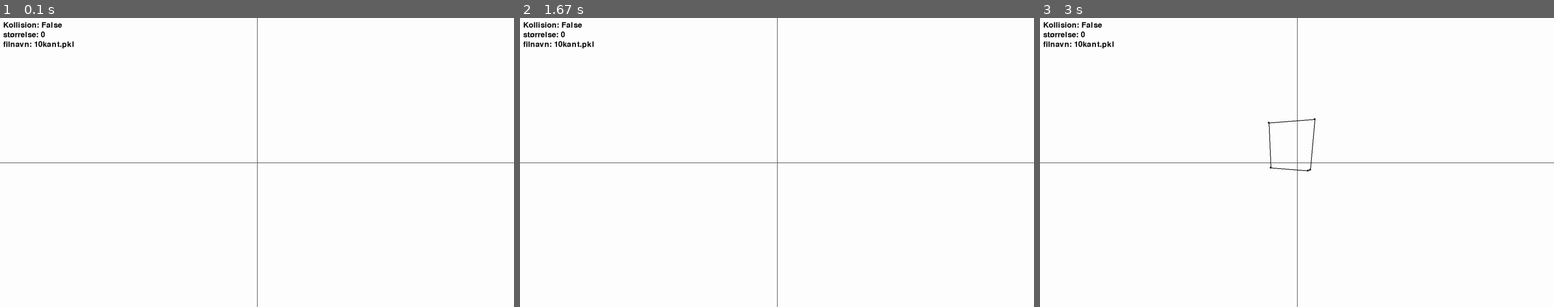
Above: before the commit, frames 1-3 (left to right).
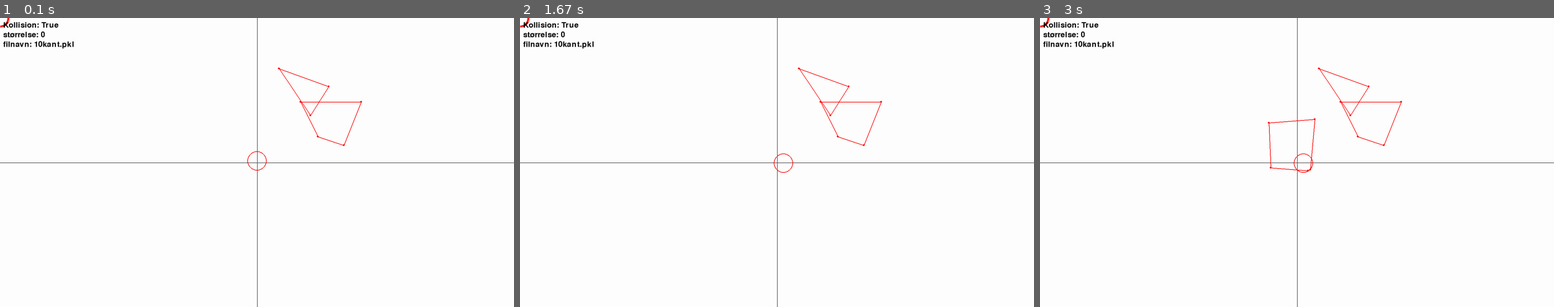
Above: after the commit, the same moments.

Repository: Ag-chr/GJK_SOP
Game: pygame game, started from main.py
Same seed, same stepped clock (60 frames per second), same inputs: the game is played once before the commit and once after it.
Inputs (mouse positions are in pixels of both pictures, inside the frame that each line leads up to):
- Up to frame 1 (0.1 s): no input
- Up to frame 2 (1.67 s): press the mouse at (653, 165) at 0.37 s; move the mouse to (741, 194) at 0.47 s; release the mouse at (828, 226) at 0.6 s; tap Enter at 0.67 s
- Up to frame 3 (3 s): tap R at 2 s

The runs differ from the first frame. In frame 1, 0.4% of the frame differs, in the area x 0-71%, y 0-53%; in frame 2, 0.4%; in frame 3, 0.5%, in the area x 0-71%, y 0-54%.

Commit message:
fikset kollision når figurer får en lineær transformation

Diff:
--- a/figurer.py
+++ b/figurer.py
@@ -8,7 +8,7 @@
 from konstanter import ZOOM
 
 class Figur:
-    def __init__(self, punkter: [Punkt]):
+    def __init__(self, punkter: list[Punkt]):
         self.punkter = punkter
         self.centrum = sum(punkter, Punkt(0, 0)) / len(punkter)  # punkt som beskriver centrum af figuren
 
@@ -28,7 +28,8 @@
         PunktLængstVæk = self.punkter[0]
         maksSkalar = 0
         for punkt in self.punkter:
-            skalarProdukt = punkt.dot(r)
+            punkt_trans = self.regnPunktTransformation(punkt)
+            skalarProdukt = punkt_trans.dot(r)
             if skalarProdukt > maksSkalar:
                 maksSkalar = skalarProdukt
                 PunktLængstVæk = punkt
@@ -168,14 +169,23 @@
 
 
     def tegn(self, canvas, farve=(0,0,0)):
-        pygame.draw.circle(canvas, farve, til_skærm(self.centrum.tuple()), self.radius, 2)
+        x_tidligere = self.radius * math.cos(0)
+        y_tidligere = self.radius * math.sin(0)
+        for vinkel in range(5, 360, 5):
+            x = self.radius * math.cos(vinkel)
+            y = self.radius * math.sin(vinkel)
+            pygame.draw.line(canvas, farve, (x_tidligere, y_tidligere), (x, y))
+            x_tidligere = x
+            y_tidligere = y
+
+        pygame.draw.circle(canvas, farve, til_skærm(self.centrum.tuple()*ZOOM), self.radius, 2)
 
     def fåPunktLængstVækIEnRetning(self, r: Vektor) -> Punkt:
         _, vinkel = r.polær_vektor()
         x = self.radius * math.cos(vinkel)
         y = self.radius * math.sin(vinkel)
 
-        return Punkt(x, y) + self.centrum
+        return self.tilVerden(Punkt(x, y))
 
 
 
--- a/main.py
+++ b/main.py
@@ -26,20 +26,20 @@
 figurer = []
 
 rotate = Matrix([
-    [math.cos(math.degrees(30)), -math.sin(math.degrees(30))],
-    [math.sin(math.degrees(30)), math.cos(math.degrees(30))]
+    [math.cos(math.degrees(360)), -math.sin(360)],
+    [math.sin(math.degrees(360)), math.cos(math.degrees(360))]
 ])
 
 figur1 = Figur([Punkt(4,11), Punkt(9,9), Punkt(4,5)])
 figur2 = Figur([Punkt(5, 7), Punkt(10, 2), Punkt(12, 7), Punkt(7, 3)])
-cirkel = Cirkel(30, Punkt(0,100))
+cirkel = Cirkel(30, Punkt(0,5))
 
 
+figur1.tilføjTransformation(rotate)
 
-
-#figurer.append(figur1)
-#figurer.append(figur2)
-#figurer.append(cirkel)
+figurer.append(figur1)
+figurer.append(figur2)
+figurer.append(cirkel)
 
 minkowskiFigur = minkowski(figur1, figur2, False)
 #figurer.append(minkowskiFigur)
--- a/matrix.py
+++ b/matrix.py
@@ -1,7 +1,7 @@
 from copy import deepcopy
 
 class Matrix:
-    def __init__(self, matrix: [[float]]):
+    def __init__(self, matrix: list[list[float]]):
         if type(matrix) != list and type(matrix[0]) != list and type(matrix[0][0]) not in [float, int]:
             raise "matrix er ikke en nested list af floats"
         self.matrix = matrix
